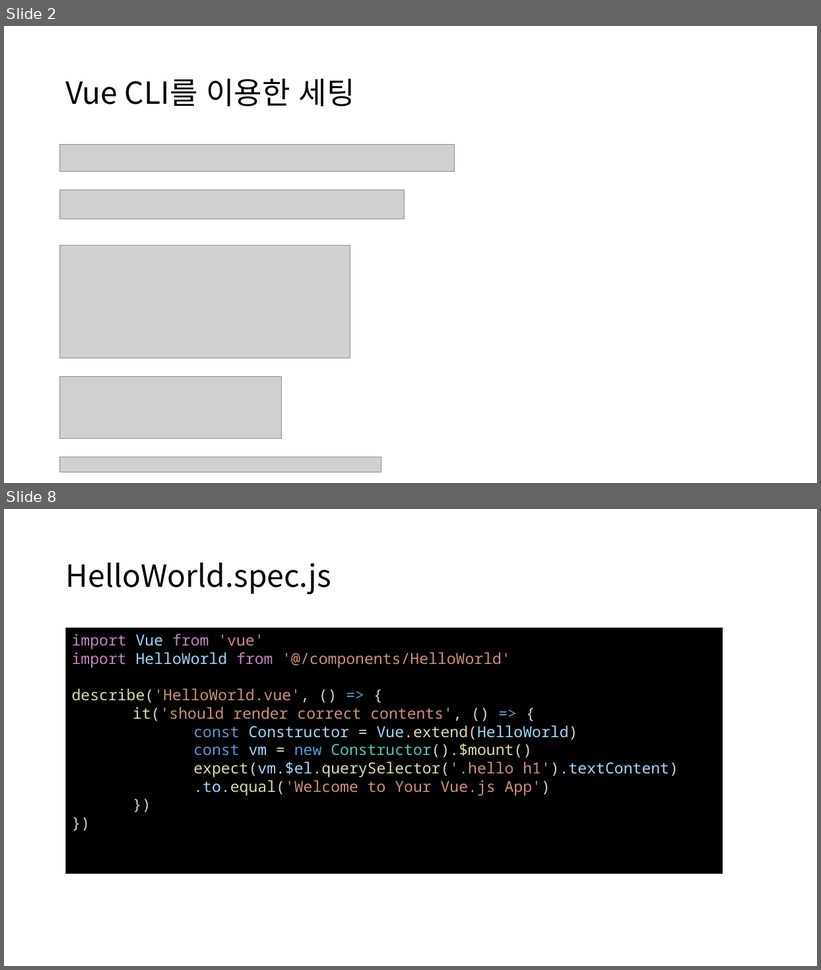
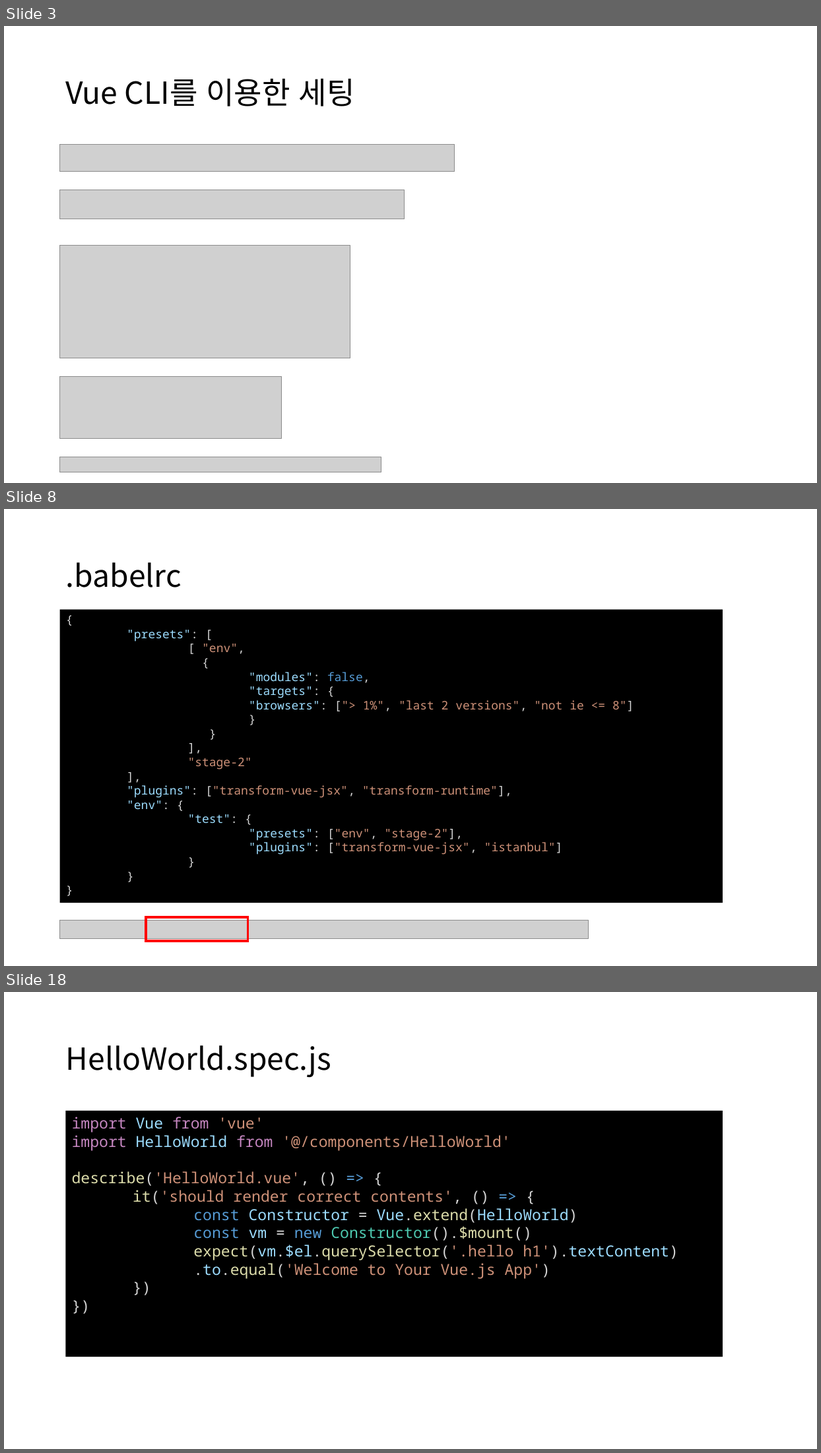
Before and after one commit to WANZARGEN/vue-study, a slide deck: Vue Unit Test.pptx. Shown one above the other, each under a label of ours: slides 2 and 8 before the commit, slides 3, 8 and 18 after it; the slides between them are not shown. The pictures are 821x970 and 821x1453 pixels, drawn with LibreOffice and Linux fonts; fonts in the diff are those of the drawing; grey boxes stand for pictures. Boxes give left, top, right and bottom in pixels: in the first picture for what was removed or moved away, otherwise in the second. Text is boxed around its words. In the diff, an @@ line names an element or a change of style, - is before the commit and + after.

```diff
--- a/Vue Unit Test.pptx
+++ b/Vue Unit Test.pptx
@@ slide 8 added at box(4, 509, 817, 966), background #FFFFFF @@
@@ title added at box(66, 562, 182, 588), 36 pt, text #000000 @@
+.babelrc
@@ rectangle added at box(60, 609, 723, 903), fill #000000, 14 pt, text #CE9178 @@
+{
+"presets": [
+[ "env",
+{
+"modules": false,
+"targets": {
+"browsers": ["> 1%", "last 2 versions", "not ie <= 8"]
+}
+}
+],
+"stage-2"
+],
+"plugins": ["transform-vue-jsx", "transform-runtime"],
+"env": {
+"test": {
+"presets": ["env", "stage-2"],
+"plugins": ["transform-vue-jsx", "istanbul"]
+}
+}
+}
@@ picture added at box(60, 921, 589, 940) @@
@@ rectangle added at box(145, 918, 248, 941), outline #FF0000 3 pt @@
@@ what was slide 2 is now slide 3 @@
@@ what was slide 8 is now slide 18 @@
```
Also in this commit, not shown: 7 slides changed, 9 other slides added.
